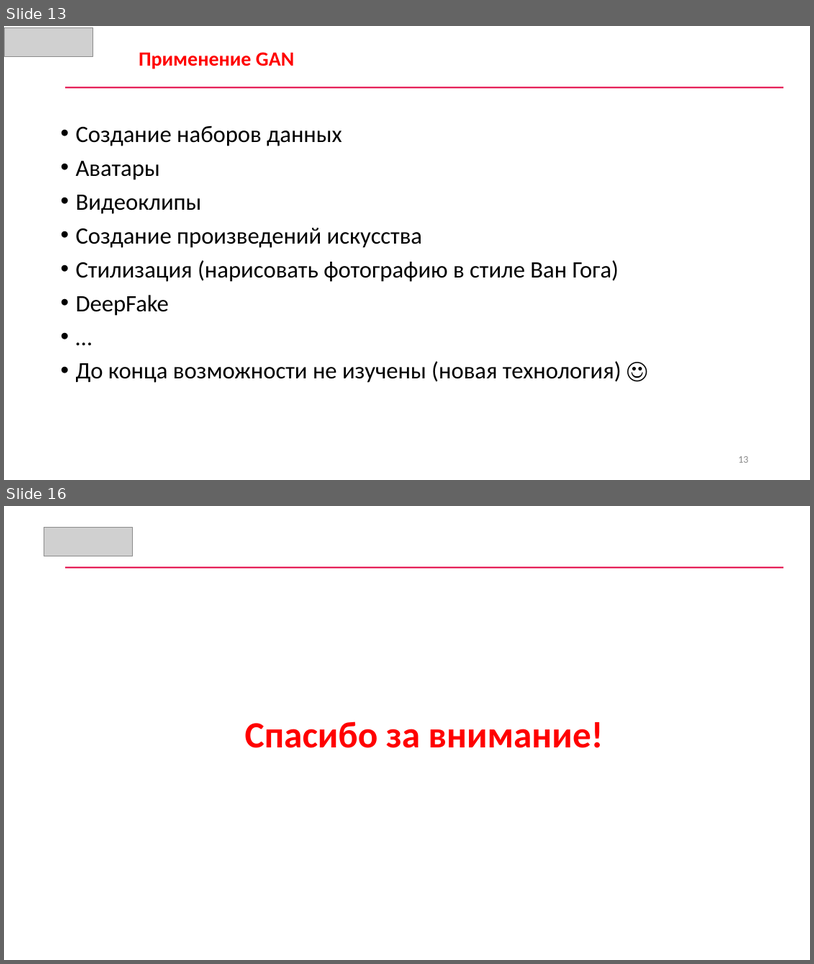
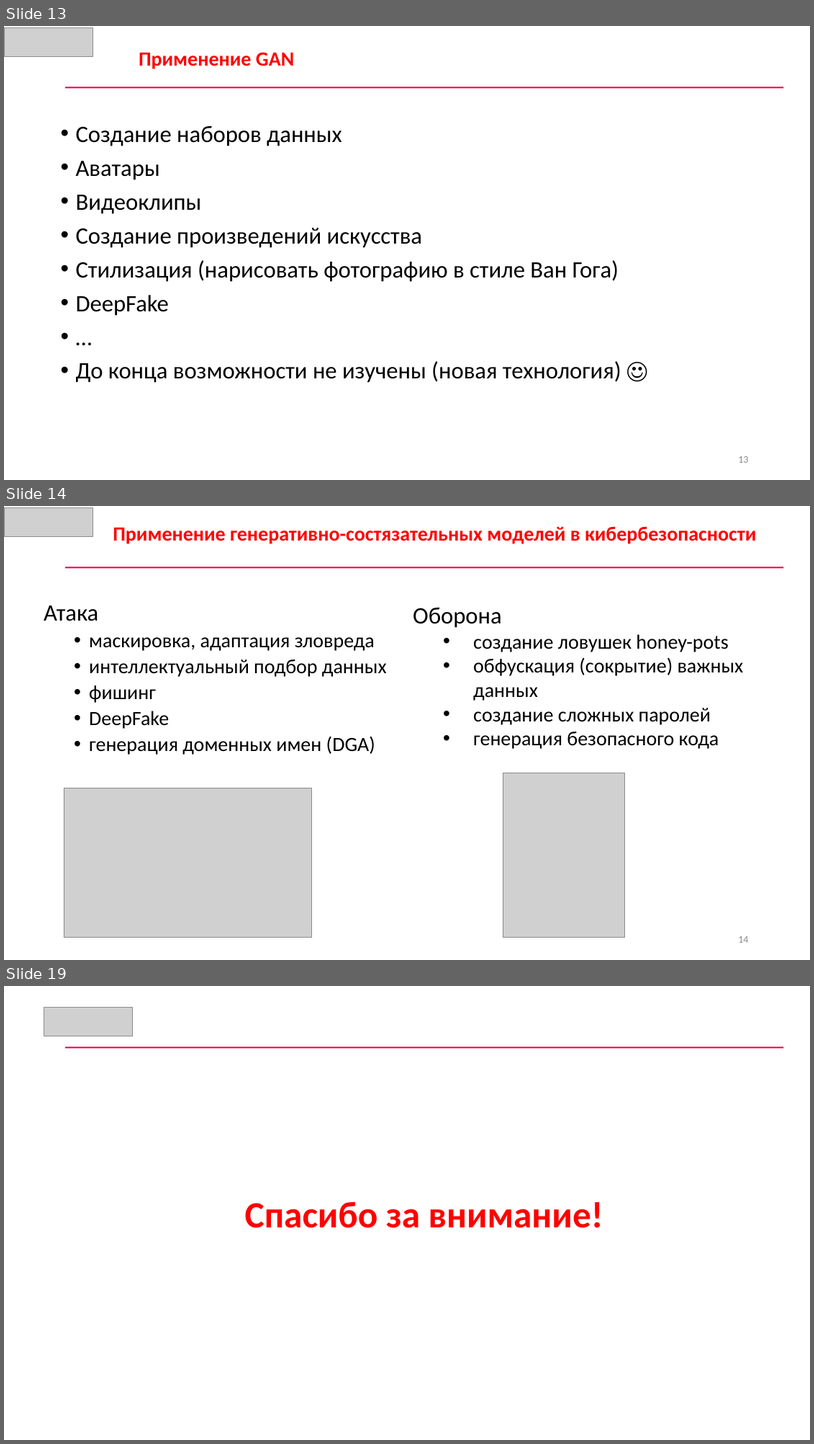
Before and after one commit to CyberLympha/AI-for-IS-Course, a slide deck: Лекции/Состязательные модели в ИБ.pptx. Shown one above the other, each under a label of ours: slides 13 and 16 before the commit, slides 13, 14 and 19 after it; the slides between them are not shown. The pictures are 814x964 and 814x1444 pixels, drawn with LibreOffice and Linux fonts; fonts in the diff are those of the drawing; grey boxes stand for pictures. Boxes give left, top, right and bottom in pixels: in the first picture for what was removed or moved away, otherwise in the second. Text is boxed around its words. In the diff, an @@ line names an element or a change of style, - is before the commit and + after.

```diff
--- a/Лекции/Состязательные модели в ИБ.pptx
+++ b/Лекции/Состязательные модели в ИБ.pptx
@@ slide 14 added at [4, 506, 810, 960], background #FFFFFF @@
@@ picture added at [4, 508, 93, 537] @@
@@ text added at [113, 526, 756, 544], 24 pt, text #FF0000, bold @@
+Применение генеративно-состязательных моделей в кибербезопасности
@@ rectangle added at [65, 567, 784, 569], fill #E20443 @@
@@ text added at [44, 605, 387, 754], 24 pt, text #000000 @@
+Атака
+  • маскировка, адаптация зловреда
+  • интеллектуальный подбор данных
+  • фишинг
+  • DeepFake
+  • генерация доменных имен (DGA)
@@ text added at [413, 607, 744, 749], 24 pt, text #000000 @@
+Оборона
+  • создание ловушек honey-pots
+  • обфускация (сокрытие) важных данных
+  • создание сложных паролей
+  • генерация безопасного кода
@@ picture added at [503, 772, 625, 937] @@
@@ picture added at [64, 788, 312, 937] @@
@@ page number added at [738, 936, 748, 942], 12 pt, text #8C8C8C @@
+14
@@ what was slide 16 is now slide 19 @@
```
Also in this commit, not shown: 8 slides changed, 2 other slides added, 1 other file.
